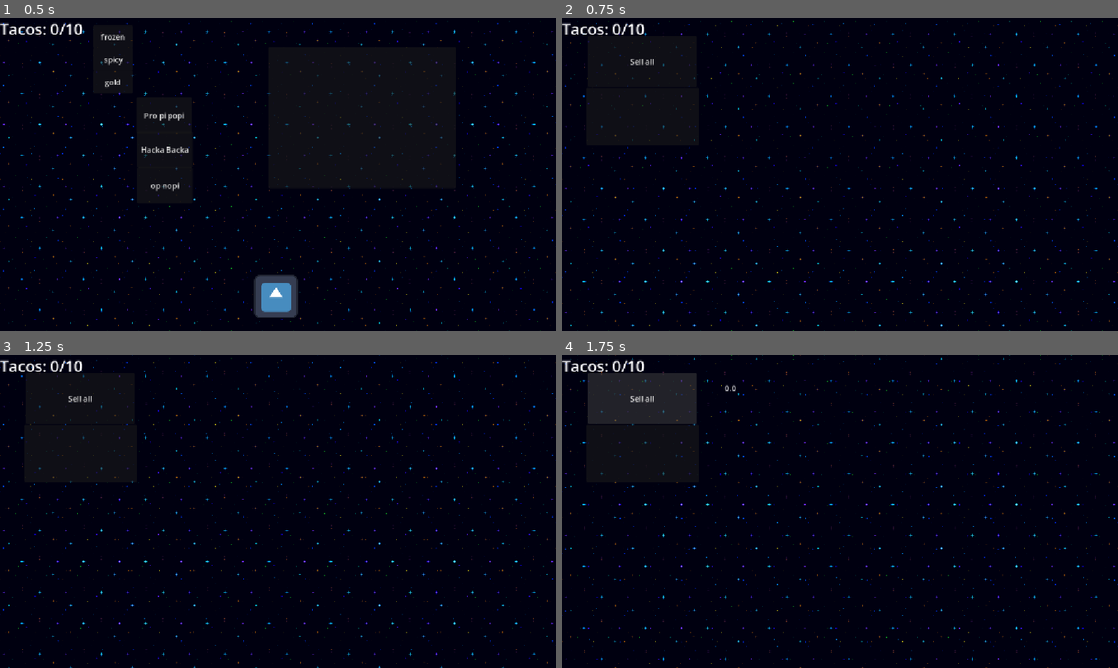
Above: before the commit, frames 1-4 (two rows, left to right).
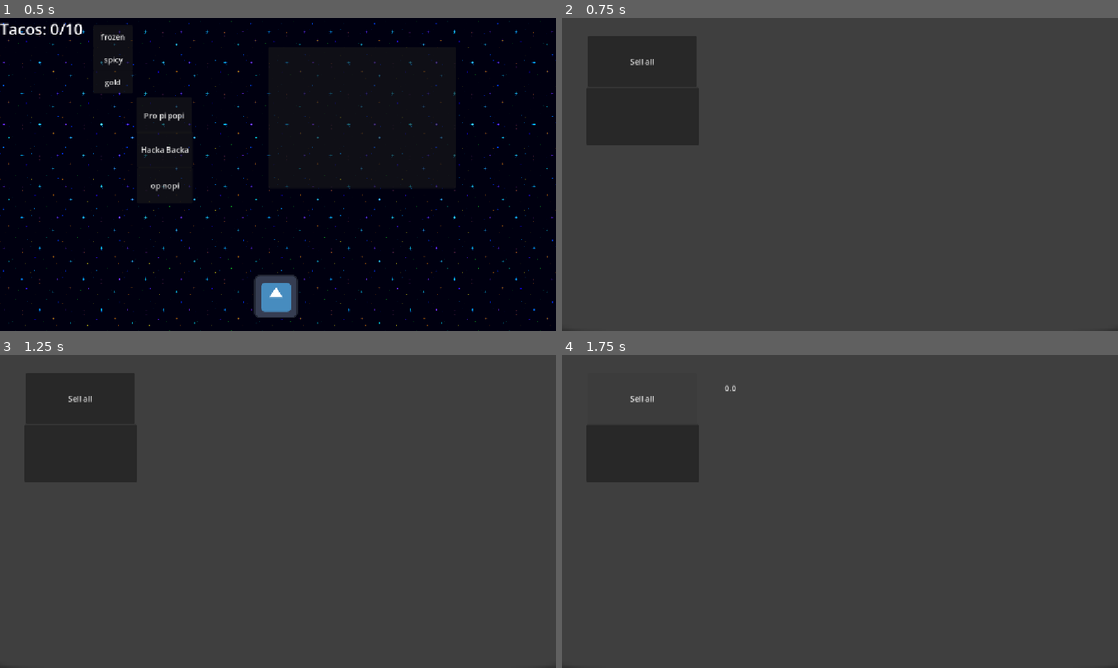
Above: after the commit, the same moments.

Repository: mubixd69-ux/Untitilidy
Game: Godot game, scene res://scenes/main.tscn
The game is run twice, just before and just after one commit, with the same random seed, the same clock (stepped at 60 frames per second) and the same inputs. The engine's default icon, where the game draws it, is replaced by a stand-in: a white triangle on a blue panel in a dark square.
Inputs (mouse positions are in pixels of both pictures, inside the frame that each line leads up to):
- Up to frame 1 (0.5 s): no input
- Up to frame 2 (0.75 s): click (923, 118) at 0.5 s
- Up to frame 3 (1.25 s): no input
- Up to frame 4 (1.75 s): click "Sell all" at 1.25 s

Frame 1 is identical in both runs. In frame 2, 100% of the frame differs, in the area x 0-100%, y 0-100%; in frame 3, 100%; in frame 4, 100%.

Commit message:
Planning on designing the resturant (shop)

Diff:
--- a/scenes/button.gd
+++ b/scenes/button.gd
@@ -5,14 +5,15 @@
 
 
 func _on_pressed() -> void:
-	$"../../TacoSpawner".visible = true
-	$"../../Bag".visible = true
-	$"../../HUD".visible = true
-	$"../../Change scene".visible = true
-	$"../../op".visible = true
-	$"../../hacka".visible = true
-	$"../../pro".visible = true
-	$"../../upgrade_frozen".visible = true
-	$"../../upgrade_spicy".visible = true
-	$"../../upgrade_gold".visible = true
-	$"..".visible = false
+	$"../../../TacoSpawner".visible = true
+	$"../../../Bag".visible = true
+	$"../../../HUD".visible = true
+	$"../../../Change scene".visible = true
+	$"../../../op".visible = true
+	$"../../../hacka".visible = true
+	$"../../../pro".visible = true
+	$"../../../upgrade_frozen".visible = true
+	$"../../../upgrade_spicy".visible = true
+	$"../../../upgrade_gold".visible = true
+	$"../../CanvasLayer2".visible = false
+	$"../..".visible = false
--- a/scenes/changescene1.gd
+++ b/scenes/changescene1.gd
@@ -15,4 +15,6 @@
 	$"../upgrade_frozen".visible = false
 	$"../upgrade_spicy".visible = false
 	$"../upgrade_gold".visible = false
+	$"../Resturant".visible = true
+	$"../Resturant/CanvasLayer2".visible = true
 	visible = false
--- a/scenes/main.tscn
+++ b/scenes/main.tscn
@@ -10,8 +10,11 @@
 [ext_resource type="Script" uid="uid://dt431gigwdtis" path="res://scenes/hud.gd" id="4_tbgi4"]
 [ext_resource type="Script" uid="uid://d3et4lha8n47y" path="res://scripts/op.gd" id="6_tefeu"]
 [ext_resource type="Script" uid="uid://dw0xiitg3euah" path="res://scripts/upgrade_frozen.gd" id="10_choun"]
+[ext_resource type="Script" uid="uid://chykt2wyf511y" path="res://scenes/button.gd" id="11_dp3eg"]
 [ext_resource type="Script" uid="uid://chp1au741bt6i" path="res://scripts/upgrade_spicy.gd" id="11_eb6dy"]
 [ext_resource type="Script" uid="uid://b3438yd0khfhq" path="res://scripts/upgrade_gold.gd" id="11_ya4ey"]
+[ext_resource type="Script" uid="uid://dgof5imxg0u2e" path="res://scripts/sell_all_tacos.gd" id="12_0ld40"]
+[ext_resource type="Texture2D" uid="uid://bf675jv26dg1l" path="res://Assets/basic black/button square idle.png" id="13_dp3eg"]
 [ext_resource type="PackedScene" uid="uid://dkbbp17c04y5p" path="res://scenes/parallax_background.tscn" id="13_trceg"]
 [ext_resource type="Script" uid="uid://b6tcuxm33e7r" path="res://scripts/freeze_overlay.gd" id="14_jkv2x"]
 [ext_resource type="Shader" uid="uid://bpbdp20c32crr" path="res://scripts/main.gdshader" id="15_jbj1t"]
@@ -77,7 +80,41 @@
 script = ExtResource("3_tipki")
 
 [node name="Resturant" parent="." unique_id=314803452 instance=ExtResource("1_tefeu")]
+
+[node name="CanvasLayer2" type="CanvasLayer" parent="Resturant" unique_id=1259572738]
 visible = false
+
+[node name="money" type="Label" parent="Resturant/CanvasLayer2" unique_id=1081005272]
+z_index = 1
+offset_left = 337.0
+offset_top = 57.0
+offset_right = 686.0
+offset_bottom = 240.0
+
+[node name="Button" type="Button" parent="Resturant/CanvasLayer2" unique_id=1174714331]
+offset_left = 50.0
+offset_top = 144.0
+offset_right = 284.0
+offset_bottom = 263.0
+script = ExtResource("11_dp3eg")
+
+[node name="Sell all tacos" type="Button" parent="Resturant/CanvasLayer2" unique_id=44864811]
+offset_left = 54.0
+offset_top = 37.0
+offset_right = 279.0
+offset_bottom = 143.0
+text = "Sell all
+"
+script = ExtResource("12_0ld40")
+
+[node name="TextureRect" type="TextureRect" parent="Resturant/CanvasLayer2" unique_id=2048051485]
+z_index = -1
+offset_left = -169.0
+offset_top = -201.0
+offset_right = 1320.0
+offset_bottom = 804.0
+mouse_filter = 2
+texture = ExtResource("13_dp3eg")
 
 [node name="upgrade_frozen" type="Button" parent="." unique_id=1602698884]
 offset_left = 193.0
@@ -120,6 +157,7 @@
 [connection signal="pressed" from="op" to="op" method="_on_pressed"]
 [connection signal="pressed" from="hacka" to="hacka" method="_on_pressed"]
 [connection signal="pressed" from="pro" to="pro" method="_on_pressed"]
+[connection signal="pressed" from="Resturant/CanvasLayer2/Button" to="Resturant/CanvasLayer2/Button" method="_on_pressed"]
 [connection signal="pressed" from="upgrade_frozen" to="upgrade_frozen" method="_on_pressed"]
 [connection signal="pressed" from="upgrade_spicy" to="upgrade_spicy" method="_on_pressed"]
 [connection signal="pressed" from="upgrade_gold" to="upgrade_gold" method="_on_pressed"]
--- a/scenes/resturant.tscn
+++ b/scenes/resturant.tscn
@@ -1,30 +1,3 @@
 [gd_scene format=3 uid="uid://q21o424aio3m"]
 
-[ext_resource type="Script" uid="uid://dgof5imxg0u2e" path="res://scripts/sell_all_tacos.gd" id="1_p8umn"]
-[ext_resource type="Script" uid="uid://chykt2wyf511y" path="res://scenes/button.gd" id="2_p8umn"]
-
 [node name="Resturant" type="Node2D" unique_id=314803452]
-
-[node name="Sell all tacos" type="Button" parent="." unique_id=336065286]
-offset_left = 54.0
-offset_top = 37.0
-offset_right = 279.0
-offset_bottom = 143.0
-text = "Sell all
-"
-script = ExtResource("1_p8umn")
-
-[node name="money" type="Label" parent="." unique_id=2019031258]
-offset_left = 337.0
-offset_top = 57.0
-offset_right = 686.0
-offset_bottom = 240.0
-
-[node name="Button" type="Button" parent="." unique_id=2083162529]
-offset_left = 50.0
-offset_top = 144.0
-offset_right = 284.0
-offset_bottom = 263.0
-script = ExtResource("2_p8umn")
-
-[connection signal="pressed" from="Button" to="Button" method="_on_pressed"]
